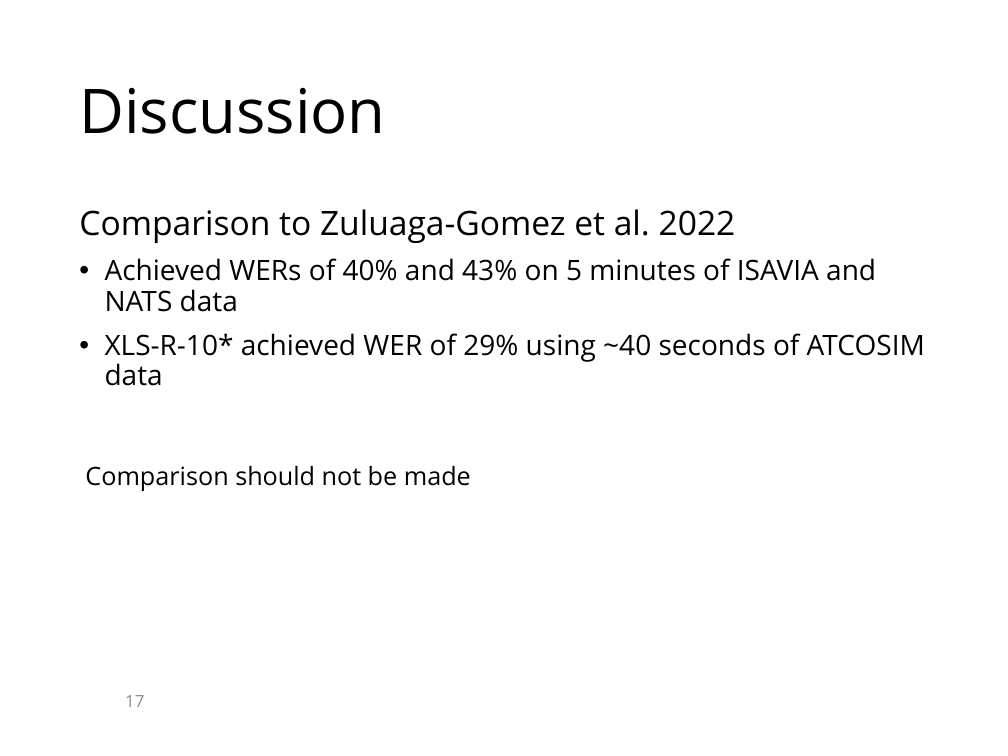
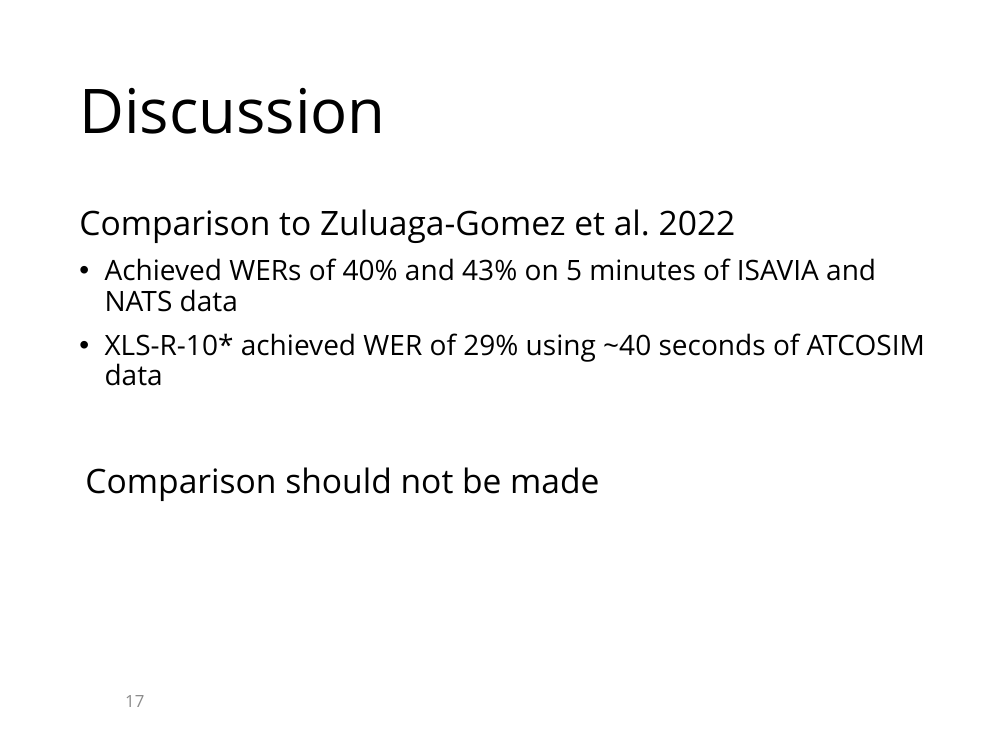
Before and after one commit to KaranChand/ATC, a slide deck: slide 17 of Thesis presentation ATC.pptx. Drawn at 1008x756 pixels with LibreOffice and Linux fonts; fonts in the diff are those of the drawing; background and template pictures are left out. Boxes give left, top, right and bottom in pixels: in the first picture for what was removed or moved away, otherwise in the second. Text is boxed around its words. In the diff, an @@ line names an element or a change of style, - is before the commit and + after.

```diff
--- a/Thesis presentation ATC.pptx
+++ b/Thesis presentation ATC.pptx
@@ text "Comparison should not be made" at [85,467,599,501]: size 18 to 24 pt @@
```
Also in this commit, not shown: 8 other slides changed, 3 other files.
